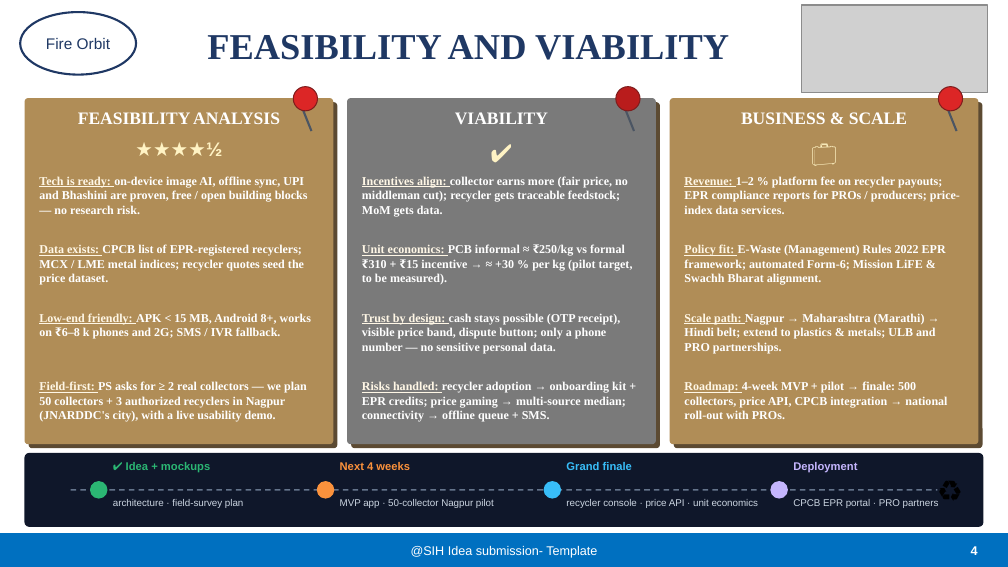
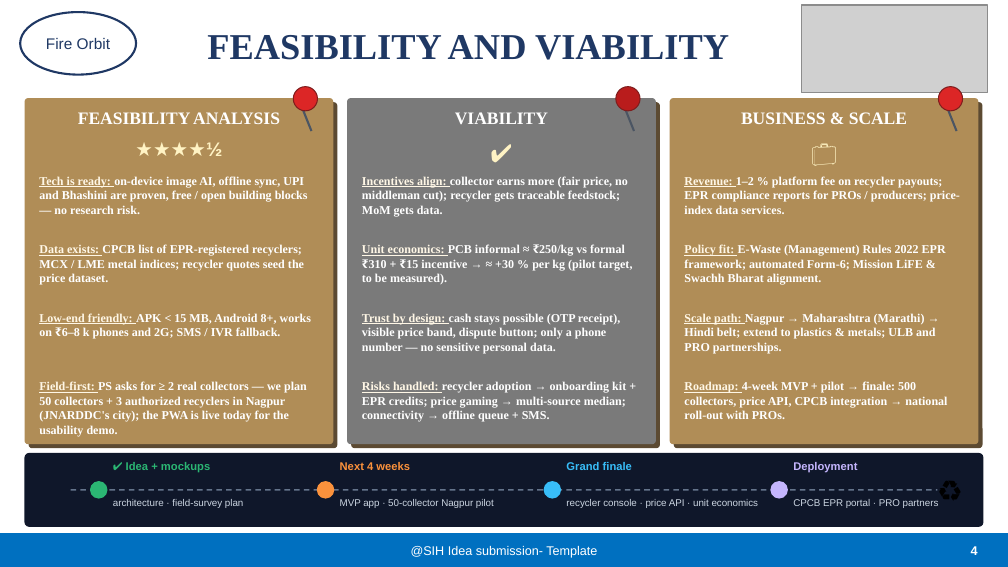
Before and after one commit to rahulskandagal/thermal-sentinel, a slide deck: slide 4 of docs/FireOrbit_SIH26229_KabadiwalaConnect.pptx. Drawn at 1008x567 pixels with LibreOffice and Linux fonts; fonts in the diff are those of the drawing; grey boxes stand for pictures. Boxes give left, top, right and bottom in pixels: in the first picture for what was removed or moved away, otherwise in the second. Text is boxed around its words. In the diff, an @@ line names an element or a change of style, - is before the commit and + after.

```diff
--- a/docs/FireOrbit_SIH26229_KabadiwalaConnect.pptx
+++ b/docs/FireOrbit_SIH26229_KabadiwalaConnect.pptx
@@ text at bbox=[39, 381, 307, 437]: text changed @@
-Field-first: PS asks for ≥ 2 real collectors — we plan 50 collectors + 3 authorized recyclers in Nagpur (JNARDDC's city), with a live usability demo.
+Field-first: PS asks for ≥ 2 real collectors — we plan 50 collectors + 3 authorized recyclers in Nagpur (JNARDDC's city); the PWA is live today for the usability demo.
```
Also in this commit, not shown: 3 other slides changed, 1 other file.
